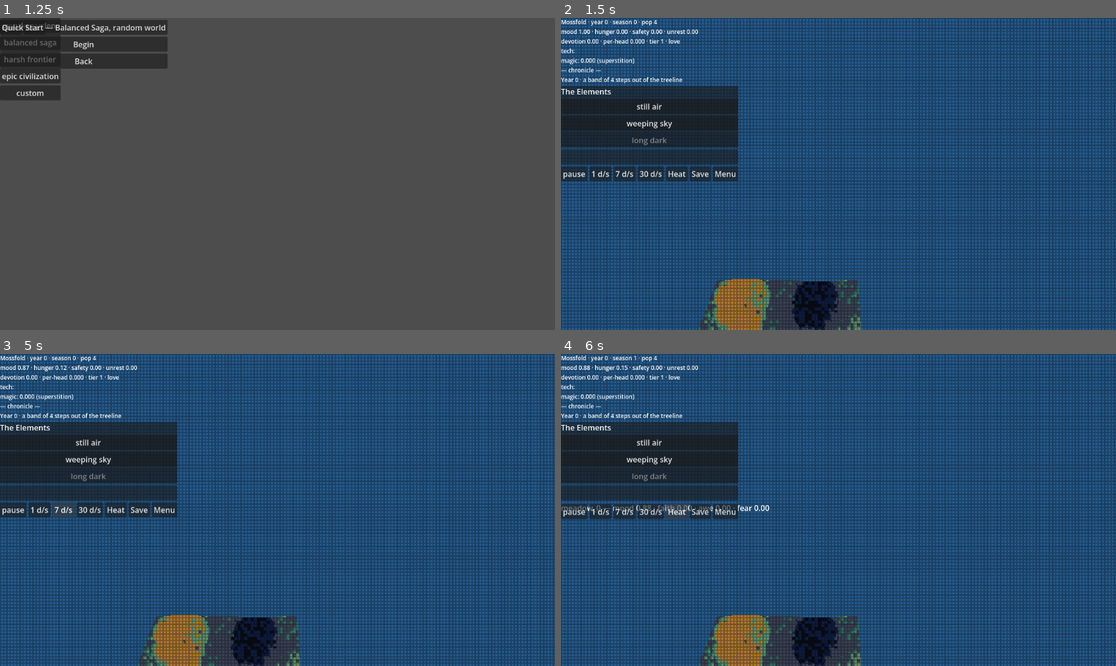
Above: before the commit, frames 1-4 (two rows, left to right).
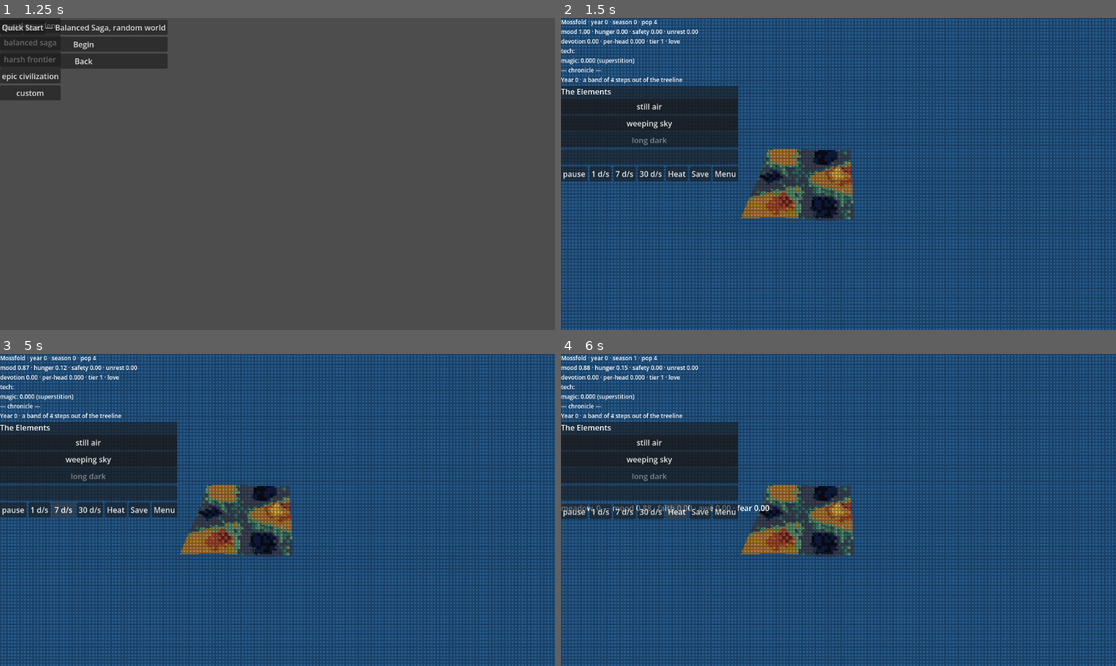
Above: after the commit, the same moments.

Repository: khuzul2/gnome-colony
Game: Godot game, scene res://presentation/main.tscn
Two runs of this game, one before a commit and one after it. Both use one fixed random seed, a clock stepped at 60 frames per second and the inputs below.
Inputs:
- Up to frame 1 (1.25 s): click "New Game" at 0.5 s
- Up to frame 2 (1.5 s): click "Quick Start — Balanced Saga, …" at 1.25 s
- Up to frame 3 (5 s): click "still air" at 2 s; click "weeping sky" at 2.75 s; click "1 d/s" at 3.5 s; click "7 d/s" at 4.25 s
- Up to frame 4 (6 s): click "30 d/s" at 5 s; click "Heat" at 5.75 s

Frame 1 is identical in both runs. In frame 2, 8.3% of the frame differs, in the area x 24-55%, y 41-100%; in frame 3, 8.3%; in frame 4, 8.3%.

Commit message:
R6.1: gnomes are visible — framing fix + per-zoom figure scale
The top Gate-A blocker ("I can't even tell we have gnomes"). Two causes:

1. Framing regression from R5.2: the rig hung the camera straight above the
   focus, but the oblique pitch looked forward, so the watched basin fell off the
   bottom of the frame — gnomes projected to 0.05–2 px, i.e. off-screen. Fix:
   pull the camera up and back by H/tan(|pitch|) so its centre ray lands on the
   focus. Pixel-snap now exposes snap_offset (planar only) separate from the
   framing offset; RunView._ground_point subtracts camera.snap_offset so pre-snap
   picking stays correct.
2. Size: GnomePuppet.view_scale (default 1.0) × STAGE_SCALE, set per-zoom
   (settlement 2.2×, individual 1×) from PUPPET_ZOOM_SCALE on setup and
   zoom_changed, calibrated by real projection to clear PUPPET_MIN_PX at the two
   play zooms. Figures sit on the local relief height so R5.1's terrain neither
   buries nor floats them. Map zoom stays modest (settlements read via locators
   in R6.2/R6.3, not giant bodies) [leg §L-hud].

test_puppet_visibility.gd (new) measures real on-screen px in the 512×288 stage;
snap tests updated to camera.snap_offset. Reviewer no blockers (framing verified
analytically, full suite exit 0), lint clean.

Co-Authored-By: Claude Opus 4.8 <noreply@anthropic.com>

Diff:
--- a/presentation/camera_rig.gd
+++ b/presentation/camera_rig.gd
@@ -28,6 +28,9 @@
 var camera := Camera3D.new()
 ## Enabled by RunView on the presented stage; off for bare-rig logic/tests.
 var snap_enabled := false
+## The planar pixel-snap translation applied to the presented camera this frame
+## (x/z, y always 0). Picking subtracts it to read the true pre-snap aim [R5.2].
+var snap_offset := Vector3.ZERO
 
 
 func _ready() -> void:
@@ -67,10 +70,16 @@
 	# The child camera hangs at the per-zoom height/pitch. When snapping, its
 	# planar offset quantizes the GLOBAL camera position to the pixel grid while
 	# the rig's own `position` stays continuous [R5.2, leg §L-relief].
-	var offset := Vector2.ZERO
+	var snap := Vector2.ZERO
 	if snap_enabled:
 		var g: float = PIXEL_GRID_KM[level]
-		offset.x = roundf(position.x / g) * g - position.x
-		offset.y = roundf(position.z / g) * g - position.z
-	camera.position = Vector3(offset.x, HEIGHTS[level], offset.y)
+		snap.x = roundf(position.x / g) * g - position.x
+		snap.y = roundf(position.z / g) * g - position.z
+	snap_offset = Vector3(snap.x, 0.0, snap.y)
+	# R6.1 framing fix (over R5.2): pull the camera UP and BACK along its pitch so
+	# its centre ray lands on the focus (the rig's position). Hanging it straight
+	# above at an oblique pitch pushed the focus off the bottom of the frame —
+	# gnomes at the watched basin fell out of view. back = H / tan(pitch).
+	var back: float = HEIGHTS[level] / tan(deg_to_rad(-float(PITCHES_DEG[level])))
+	camera.position = Vector3(snap.x, HEIGHTS[level], back + snap.y)
 	camera.rotation_degrees = Vector3(PITCHES_DEG[level], 0.0, 0.0)
--- a/presentation/gnome_puppet.gd
+++ b/presentation/gnome_puppet.gd
@@ -18,6 +18,13 @@
 ## R1.5 [rav §R-art] — a gnome is holy (gets a halo) when it is a prophet or
 ## has reached the §14 notability promotion line.
 const HALO_NOTABILITY := 0.6
+
+## R6.1 [leg §L-hud] — a per-zoom visibility multiplier applied on top of the
+## life-stage scale so gnomes read as legible figures at the aggregate zooms
+## (they were ~6 px and vanished into the mosaic at Gate A). Oversizing figures
+## over a miniature landscape is apt for the Ravenna hieratic register. RunView
+## sets this from the camera zoom; 1.0 (natural size) for a bare puppet.
+var view_scale := 1.0
 
 var data: GnomeData
 var body := MeshInstance3D.new()
@@ -62,7 +69,7 @@
 		visible = false
 		return
 	visible = true
-	scale = Vector3.ONE * STAGE_SCALE[data.stage]
+	scale = Vector3.ONE * STAGE_SCALE[data.stage] * view_scale
 	var fear: float = maxf(
 		data.get_feeling(Devotion.YOU, "fear"), data.get_feeling(data.location, "fear")
 	)
--- a/presentation/shell/run_view.gd
+++ b/presentation/shell/run_view.gd
@@ -49,6 +49,20 @@
 const SCATTER_BASE := 0.15
 const SCATTER_STEP := 75
 const SCATTER_SCALE := 300.0
+## R6.1 [leg §L-hud]: gnomes were ~6 px and invisible at the aggregate zooms. A
+## per-zoom visibility multiplier scales the figures up so they read (calibrated
+## by the projection test to clear PUPPET_MIN_PX). Hieratic oversizing over a
+## miniature landscape is apt for the Ravenna register. Tuned at Gate A2.
+const PUPPET_MIN_PX := 6.0
+## Legibility floor holds at the two PLAY zooms (settlement, individual). The
+## civilization view is the world map — settlements read via their locators /
+## medallions (R6.2/R6.3), so gnome bodies stay modest there (scaling one to 6 px
+## at map range would make it dwarf the whole map).
+const PUPPET_ZOOM_SCALE := {
+	CameraRig.Zoom.CIVILIZATION: 3.0,
+	CameraRig.Zoom.SETTLEMENT: 2.2,
+	CameraRig.Zoom.INDIVIDUAL: 1.0,
+}
 ## Presentation walk time [T21.2]: wall-clock seconds a puppet spends
 ## crossing to a new basin — a render flourish, never a sim number (the
 ## sim already wrote the location; the body just catches up on screen).
@@ -145,6 +159,8 @@
 	# R5.2 [leg §L-relief]: pixel-snap the presented camera so the mosaic grout
 	# doesn't crawl on pan; the rig's logical position stays continuous.
 	camera.snap_enabled = true
+	# R6.1 [leg §L-hud]: rescale the figures for legibility whenever the zoom changes.
+	camera.zoom_changed.connect(func(_level: int) -> void: _apply_puppet_view_scale())
 	stage_world.add_child(camera)
 	camera.focus(place_positions[run.home])
 	attention = AttentionInput.new()
@@ -352,10 +368,9 @@
 	# Target from the PRE-snap (continuous) camera pose [R5.2, leg §L-ui]: the
 	# presented camera is pixel-quantized for anti-shimmer, but the pixel grid is
 	# metres wide, so picking must read the true aim or a click could resolve to the
-	# wrong basin. The snap is a pure planar translation held in the child camera's
-	# x/z offset — undo it on the ray origin; the direction is unaffected.
-	var snap_off := Vector3(cam.position.x, 0.0, cam.position.z)
-	var origin := cam.project_ray_origin(viewport_pos) - snap_off
+	# wrong basin. The snap is a pure planar translation the rig exposes — undo it
+	# on the ray origin (the direction, and the framing offset, are unaffected).
+	var origin := cam.project_ray_origin(viewport_pos) - camera.snap_offset
 	var normal := cam.project_ray_normal(viewport_pos)
 	var hit: Variant = Plane(Vector3.UP, _pick_plane_y).intersects_ray(origin, normal)
 	if hit == null:
@@ -513,8 +528,18 @@
 			_puppets[id].position = _stage_position(g)
 			_last_place[id] = g.location
 		var puppet: GnomePuppet = _puppets[id]
+		puppet.view_scale = PUPPET_ZOOM_SCALE[camera.level]
 		puppet.refresh()
 		_stage_walk(id, puppet, g)
+
+
+## R6.1 [leg §L-hud] — rescale every live puppet for the current zoom so gnomes
+## stay legible figures at the aggregate views (not ~6 px specks).
+func _apply_puppet_view_scale() -> void:
+	for id in _puppets:
+		var puppet: GnomePuppet = _puppets[id]
+		puppet.view_scale = PUPPET_ZOOM_SCALE[camera.level]
+		puppet.refresh()
 
 
 ## Decide how one puppet meets its target stage position [T21.2/T22.5]:
@@ -614,7 +639,11 @@
 	var anchor: Vector3 = place_positions.get(g.location, place_positions[run.home])
 	var angle := g.id * SCATTER_ANGLE
 	var radius := SCATTER_BASE + float((g.id * 29) % SCATTER_STEP) / SCATTER_SCALE
-	return anchor + Vector3(cos(angle) * radius, 0.0, sin(angle) * radius)
+	var spot := anchor + Vector3(cos(angle) * radius, 0.0, sin(angle) * radius)
+	# R6.1: sit the figure on the LOCAL relief surface, not the basin-centre
+	# height — so amplified terrain (R5.1) neither buries nor floats it.
+	spot.y = world_view.height_at(Vector2(spot.x, spot.z))
+	return spot
 
 
 func _push_feed(line: String) -> void:
--- a/test/test_dimensional_terrain.gd
+++ b/test/test_dimensional_terrain.gd
@@ -142,8 +142,10 @@
 	var rig := CameraRig.new()
 	add_child_autofree(rig)
 	rig.focus(Vector3(5.123, 0.0, -2.777))
-	assert_almost_eq(rig.camera.global_position.x, 5.123, 1e-5, "no snap when disabled")
-	assert_almost_eq(rig.camera.global_position.z, -2.777, 1e-5, "no snap when disabled")
+	assert_eq(rig.snap_offset, Vector3.ZERO, "no pixel-snap component when disabled")
+	# x carries no framing offset, so the presented camera tracks the focus x exactly
+	# (z carries the fixed look-at framing pull-back, R6.1 — asserted via picking elsewhere).
+	assert_almost_eq(rig.camera.global_position.x, 5.123, 1e-5, "camera tracks the focus x")
 
 
 # --- R5.3: finer tesserae + slope-shade -------------------------------------
--- /dev/null
+++ b/test/test_puppet_visibility.gd
@@ -0,0 +1,88 @@
+extends GutTest
+
+## R6.1 [leg §L-hud] — the top BLOCKER: at Gate A the player could not tell
+## gnomes existed. Founder adults projected to only ~6 px and vanished into the
+## mosaic at the aggregate zooms. A per-zoom view_scale keeps them legible; this
+## asserts an adult clears PUPPET_MIN_PX (measured by real projection into the
+## 512×288 stage viewport), that figures grow as the eye pulls back, and that they
+## sit on the relief surface rather than being buried by R5.1's amplified terrain.
+
+var _runs: Array = []
+
+
+func after_each() -> void:
+	for run in _runs:
+		run.shutdown()
+	_runs.clear()
+
+
+func _view(seed_value := 1781) -> RunView:
+	Rng.seed_with(seed_value)
+	var cfg := WorldConfig.new()
+	cfg.seed = seed_value
+	cfg.normalize()
+	var run := GameRun.new_game(cfg)
+	_runs.append(run)
+	var view := RunView.new()
+	view.run = run
+	view.settings = GameSettings.new()
+	add_child_autofree(view)
+	return view
+
+
+func _an_adult(view: RunView) -> GnomePuppet:
+	for id in view._puppets:
+		var p: GnomePuppet = view._puppets[id]
+		if p.data != null and p.data.stage == Enums.LifeStage.ADULT:
+			return p
+	return null
+
+
+## The puppet's on-screen height in internal (stage-viewport) pixels.
+func _projected_px(view: RunView, puppet: GnomePuppet) -> float:
+	var cam := view.camera.camera
+	var body_h: float = (puppet.body.mesh as CapsuleMesh).height * puppet.scale.y
+	var base := cam.unproject_position(puppet.position)
+	var top := cam.unproject_position(puppet.position + Vector3(0.0, body_h, 0.0))
+	return base.distance_to(top)
+
+
+func _go_to(view: RunView, level: int) -> void:
+	while view.camera.level < level:
+		view.camera.zoom_in()
+	while view.camera.level > level:
+		view.camera.zoom_out()
+
+
+func test_an_adult_clears_the_minimum_size_at_the_play_zooms():
+	# The floor holds at the two PLAY zooms (settlement, individual). The
+	# civilization view is the world map — settlements read via their locators, not
+	# individual bodies (scaling a gnome to 6 px at map range would dwarf the map).
+	var view := _view()
+	var adult := _an_adult(view)
+	assert_not_null(adult, "a founder adult is on stage")
+	for level in [CameraRig.Zoom.SETTLEMENT, CameraRig.Zoom.INDIVIDUAL]:
+		_go_to(view, level)
+		assert_gt(
+			_projected_px(view, adult),
+			RunView.PUPPET_MIN_PX,
+			"an adult reads at least PUPPET_MIN_PX at play zoom %d" % level
+		)
+
+
+func test_figures_grow_as_the_eye_pulls_back():
+	var view := _view()
+	var adult := _an_adult(view)
+	_go_to(view, CameraRig.Zoom.INDIVIDUAL)
+	var near := adult.scale.y
+	_go_to(view, CameraRig.Zoom.CIVILIZATION)
+	assert_gt(adult.scale.y, near, "figures scale up at the wider zooms so they stay legible")
+
+
+func test_figures_stand_on_the_relief_surface():
+	var view := _view()
+	var adult := _an_adult(view)
+	var ground := view.world_view.height_at(Vector2(adult.position.x, adult.position.z))
+	assert_almost_eq(
+		adult.position.y, ground, 0.001, "the figure stands on the local relief, not buried"
+	)
--- a/test/test_run_view.gd
+++ b/test/test_run_view.gd
@@ -171,7 +171,7 @@
 	aim.x = (floorf(aim.x / g) + 0.5) * g  # halfway between grid lines
 	view.camera.focus(aim)
 	var cam := view.camera.camera
-	var snap_off := Vector3(cam.position.x, 0.0, cam.position.z)
+	var snap_off := view.camera.snap_offset
 	assert_gt(snap_off.length(), g * 0.2, "the presented camera is really displaced off-grid")
 	var screen := cam.unproject_position(home_pos)
 	var vp := view.stage.to_viewport(screen)
Not shown, changed: PROGRESS.md
